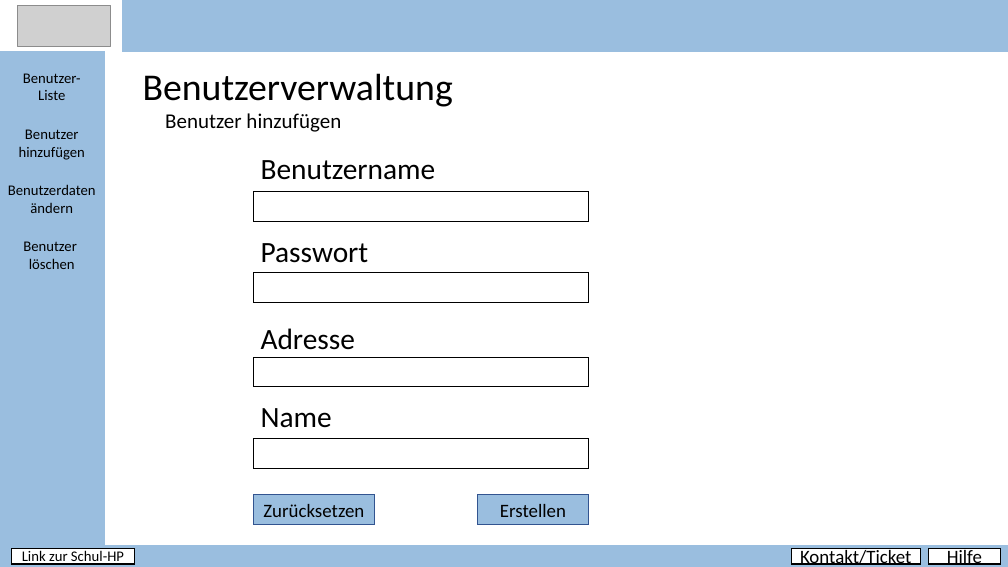
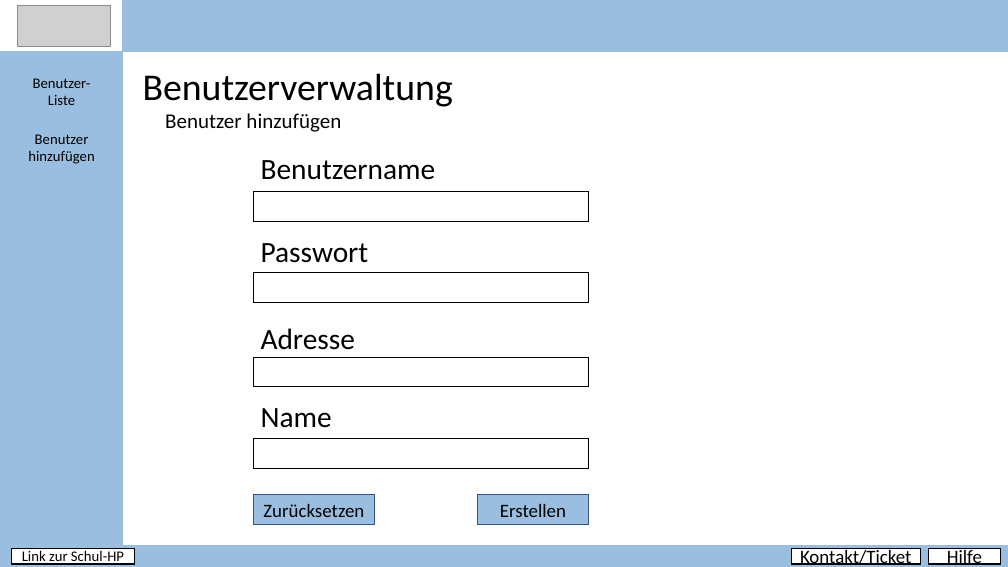
Before and after one commit to PapAnte/g2schoolproject, a slide deck: slide 5 of Layout.pptx (slide 4 before the commit). Drawn at 1008x567 pixels with LibreOffice and Linux fonts; fonts in the diff are those of the drawing; grey boxes stand for pictures. Boxes give left, top, right and bottom in pixels: in the first picture for what was removed or moved away, otherwise in the second. Text is boxed around its words. In the diff, an @@ line names an element or a change of style, - is before the commit and + after.

Commit message:
added layout for softwareinterface, supplierinterface, roominterface

```diff
--- a/Layout.pptx
+++ b/Layout.pptx
@@ rectangle: place and size @@
-rectangle at (0,51,104,545)
+rectangle at (0,51,123,545)
@@ text "Benutzer-": place and size @@
-text "Benutzer-" at (23,73,81,100)
+text "Benutzer-" at (33,78,91,105)
@@ text "Benutzer hinzufügen": place and size @@
-text "Benutzer hinzufügen" at (19,129,85,160)
+text "Benutzer hinzufügen" at (28,134,94,164)
@@ text removed at (8,184,96,213) @@
-Benutzerdaten ändern
@@ text removed at (23,241,77,269) @@
-Benutzer
-löschen
```
Also in this commit, not shown: 6 other slides changed, 9 slides added, 1 slide removed.
